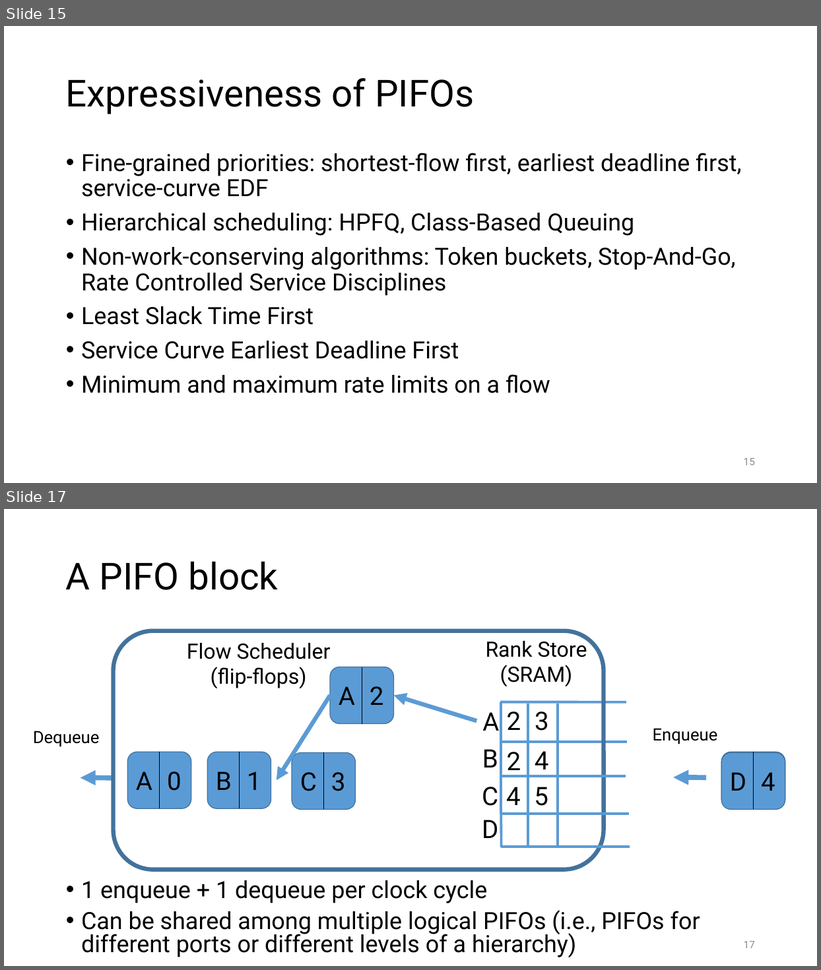
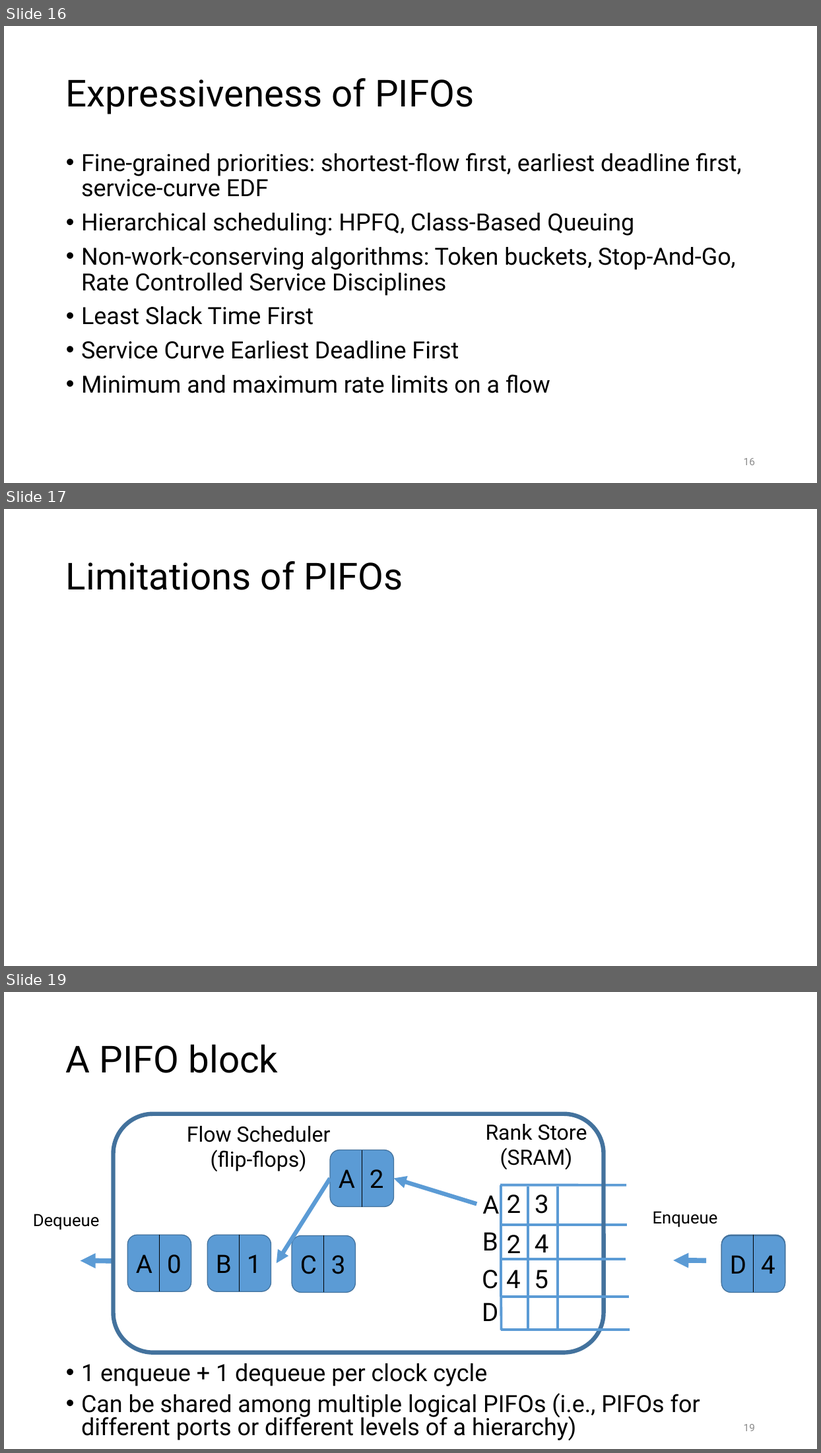
Before and after one commit to anirudhSK/pifo-domino-marple-ppts, a slide deck: pifo_sigcomm.pptx. Shown one above the other, each under a label of ours: slides 15 and 17 before the commit, slides 16, 17 and 19 after it; the slides between them are not shown. The pictures are 821x970 and 821x1453 pixels, drawn with LibreOffice and Linux fonts; fonts in the diff are those of the drawing. Boxes give left, top, right and bottom in pixels: in the first picture for what was removed or moved away, otherwise in the second. Text is boxed around its words. In the diff, an @@ line names an element or a change of style, - is before the commit and + after.

```diff
--- a/pifo_sigcomm.pptx
+++ b/pifo_sigcomm.pptx
@@ slide 17 added at <box>4,509,817,966</box>, background #FFFFFF @@
@@ title added at <box>66,561,403,590</box>, 44 pt, text #000000 @@
+Limitations of PIFOs
@@ what was slide 15 is now slide 16 @@
@@ what was slide 17 is now slide 19 @@
@@ page number at <box>744,1424,755,1432</box>: text changed @@
-17
+19
```
Also in this commit, not shown: 8 slides changed, 1 other slide added.
